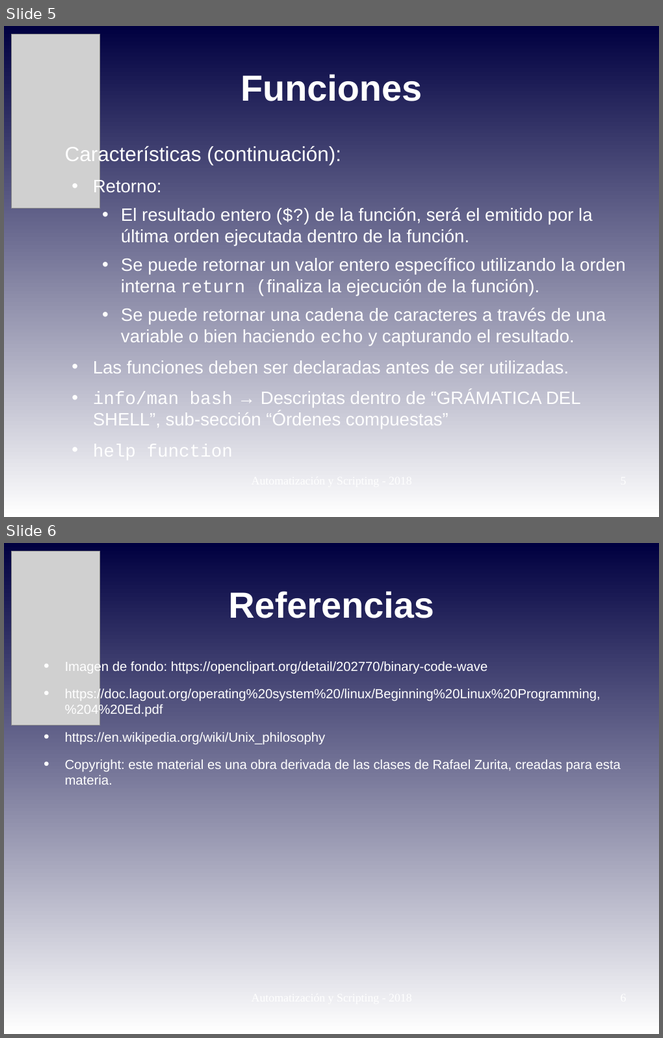
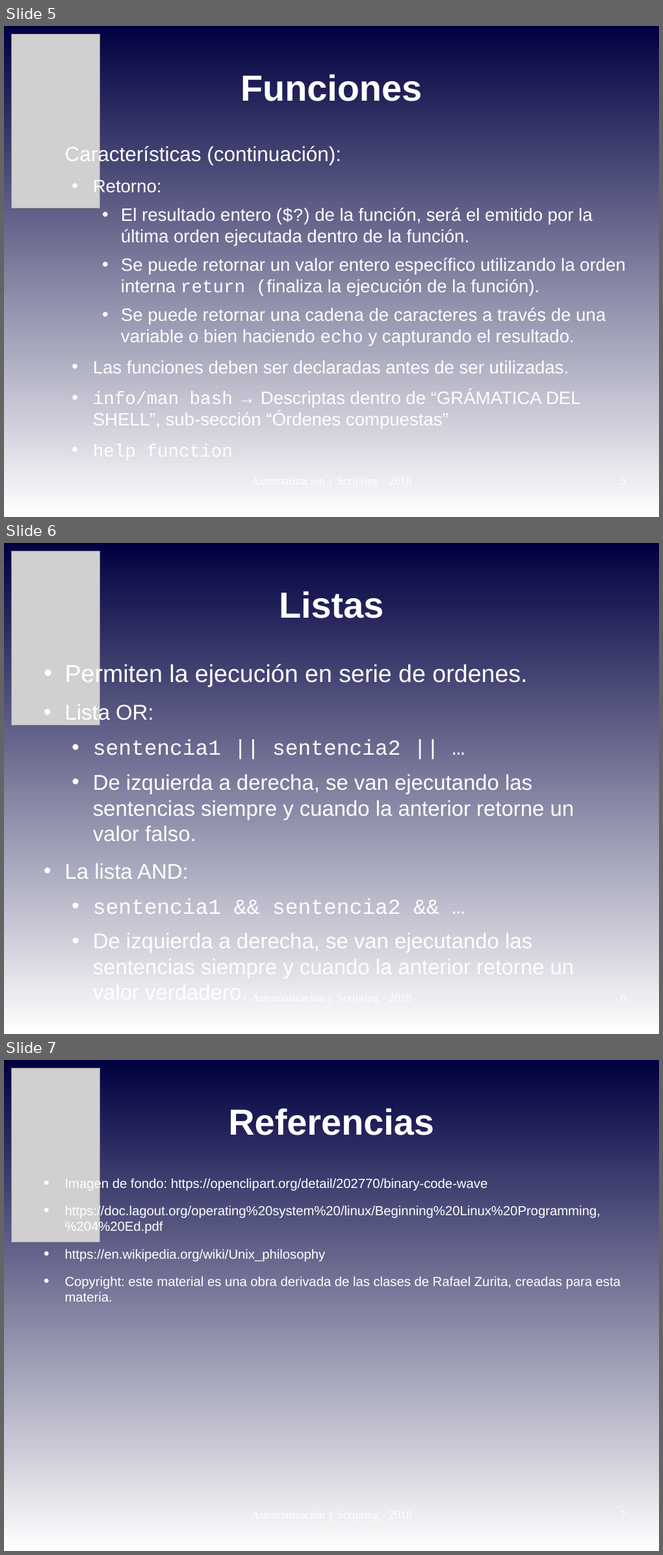
Before and after one commit to niniadcobre/-AutoyScripting, a slide deck: clases/AYS_clase04.odp. Shown one above the other, each under a label of ours: slides 5 and 6 before the commit, slides 5, 6 and 7 after it. The pictures are 663x1038 and 663x1555 pixels, drawn with LibreOffice and Linux fonts; fonts in the diff are those of the drawing; grey boxes stand for pictures. Boxes give left, top, right and bottom in pixels: in the first picture for what was removed or moved away, otherwise in the second. Text is boxed around its words. In the diff, an @@ line names an element or a change of style, - is before the commit and + after.

```diff
--- a/clases/AYS_clase04.odp
+++ b/clases/AYS_clase04.odp
@@ slide 6 added at (4,543,659,1034), background gradient #000040 to #FFFFFF @@
@@ picture added at (11,551,100,726) @@
@@ title added at (279,591,384,618), 44 pt, text #FFFFFF, bold @@
+Listas
@@ text added at (65,663,575,980), 25.9 pt, text #FFFFFF @@
+• Permiten la ejecución en serie de ordenes.
+• Lista OR:
+  • sentencia1 || sentencia2 || …
+  • De izquierda a derecha, se van ejecutando las sentencias siempre y cuando la anterior retorne un valor falso.
+• La lista AND:
+  • sentencia1 && sentencia2 && …
+  • De izquierda a derecha, se van ejecutando las sentencias siempre y cuando la anterior retorne un valor verdadero.
@@ what was slide 6 is now slide 7 @@
```
Also in this commit, not shown: 3 other files.
